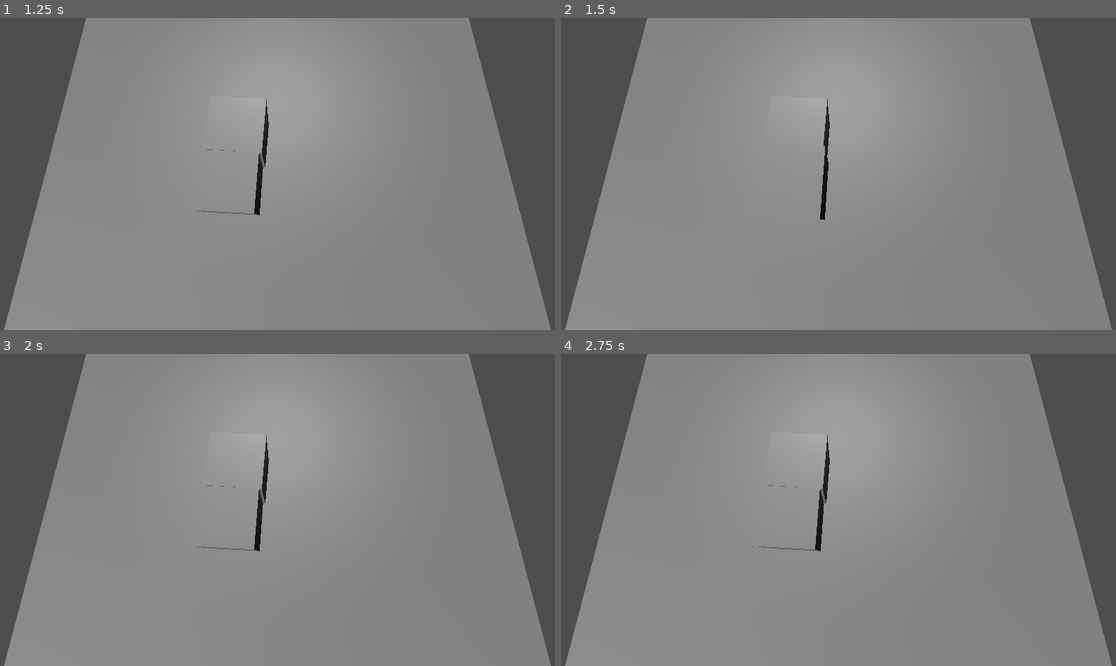
Above: before the commit, frames 1-4 (two rows, left to right).
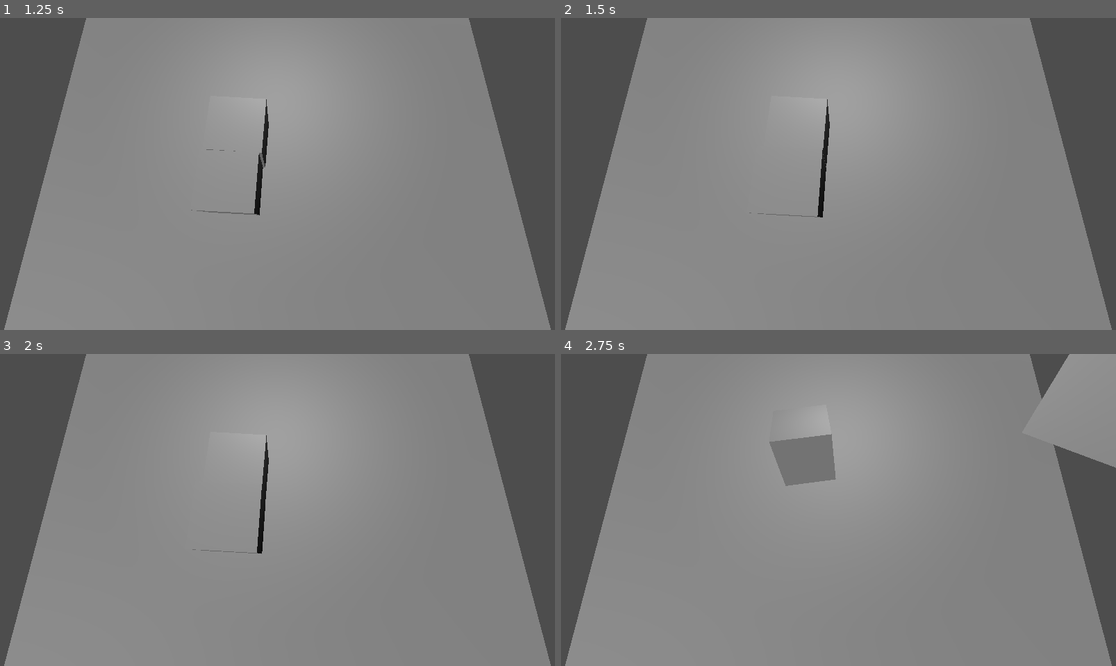
Above: after the commit, the same moments.

Repository: Fgj-vky/packing-sim
Game: Godot game, scene res://scenes/ItemDragScene.tscn
The game is run twice, just before and just after one commit, with the same random seed, the same clock (stepped at 60 frames per second) and the same inputs.
Inputs (mouse positions are in pixels of both pictures, inside the frame that each line leads up to):
- Up to frame 1 (1.25 s): move the mouse to (399, 158) at 0.52 s; click (399, 158) at 0.67 s
- Up to frame 2 (1.5 s): tap Enter at 1.25 s; drag from (727, 189) to (810, 236) at 1.27 s
- Up to frame 3 (2 s): no input
- Up to frame 4 (2.75 s): tap Space at 2 s; move the mouse to (894, 441) at 2.02 s; click (894, 441) at 2.17 s

Frame 1 is identical in both runs. In frame 2, 0.2% of the frame differs, in the area x 33-49%, y 40-65%; in frame 3, 0.3%; in frame 4, 5.6%, in the area x 34-100%, y 0-64%.

Commit message:
reset rotation on click

Diff:
--- a/prefabs/dragController/drag_controller.gd
+++ b/prefabs/dragController/drag_controller.gd
@@ -3,7 +3,7 @@
 var dragging: bool = false
 var currentDragObject: DragableObject = null
 var highlightedObject: DragableObject = null
-var distance = 3
+var distanceFromScreen = 3
 
 # Called when the node enters the scene tree for the first time.
 func _ready():
@@ -15,8 +15,15 @@
 	if dragging and currentDragObject != null:
 		var mousePos = get_viewport().get_mouse_position()
 		var ray = get_viewport().get_camera_3d().project_ray_origin(mousePos)
-		var target = ray + get_viewport().get_camera_3d().project_ray_normal(mousePos) * 3
-		currentDragObject.set_global_transform(Transform3D(Basis(), target))
+		var target = ray + get_viewport().get_camera_3d().project_ray_normal(mousePos) * distanceFromScreen
+		var difference = target - currentDragObject.global_transform.origin
+		var direction = difference.normalized()
+		var distance = difference.length()
+		var max_accelaration = 1000
+		var acceleration = direction * min(max_accelaration, distance * 100)
+
+		currentDragObject.apply_force(acceleration)
+
 
 func isFree() -> bool:
 	return dragging or highlightedObject != null
@@ -34,6 +41,9 @@
 		return
 	dragging = true
 	currentDragObject = dragableObject
+	currentDragObject.linear_damp = 15
+	currentDragObject.angular_damp = 15
+	currentDragObject.dragging = true
 
 func _input(event):
 	if event is InputEventMouseButton and event.pressed:
@@ -44,4 +54,7 @@
 		if event.button_index == MOUSE_BUTTON_LEFT:
 			if dragging:
 				dragging = false
+				currentDragObject.linear_damp = 0
+				currentDragObject.angular_damp = 0
+				currentDragObject.dragging = false
 				currentDragObject = null
--- a/prefabs/dragableObject/dragableObject.tscn
+++ b/prefabs/dragableObject/dragableObject.tscn
@@ -21,4 +21,3 @@
 skeleton = NodePath("../..")
 
 [connection signal="mouse_entered" from="." to="." method="_on_mouse_entered"]
-[connection signal="mouse_exited" from="." to="." method="_on_mouse_exited"]
--- a/prefabs/dragableObject/dragable_object.gd
+++ b/prefabs/dragableObject/dragable_object.gd
@@ -1,8 +1,9 @@
-extends Node3D
+extends RigidBody3D
 class_name DragableObject
 
 var highlighted: bool = false
-
+var dragging: bool = false
+var targetRotation = Vector3(0, 0, 0)
 
 @onready var meshInstance = $MeshInstance3D
 
@@ -15,6 +16,17 @@
 # func _process(delta):
 # 	pass
 
+func _integrate_forces(state: PhysicsDirectBodyState3D):
+	if dragging:
+		# Tween rotation to target rotation
+		var currentRotation = self.global_transform.basis.get_euler()
+		var difference = targetRotation - currentRotation
+		var direction = difference.normalized()
+		var distance = difference.length()
+		var max_accelaration = 10
+		var acceleration = direction * min(max_accelaration, distance)
+		self.apply_torque_impulse(acceleration)
+
 
 
 func _on_mouse_entered():
@@ -22,7 +34,7 @@
 		DragControllerNode.setHighlighted(self)
 		highlighted = true
 		var tween = get_tree().create_tween()
-		tween.tween_property(meshInstance, "scale", Vector3(1.2, 1.2, 1.2), 0.5).set_ease(Tween.EASE_OUT).set_trans(Tween.TRANS_ELASTIC)
+		tween.tween_property(meshInstance, "scale", Vector3(1.1, 1.1, 1.1), 0.5).set_ease(Tween.EASE_OUT).set_trans(Tween.TRANS_ELASTIC)
 
 
 func _on_mouse_exited():
